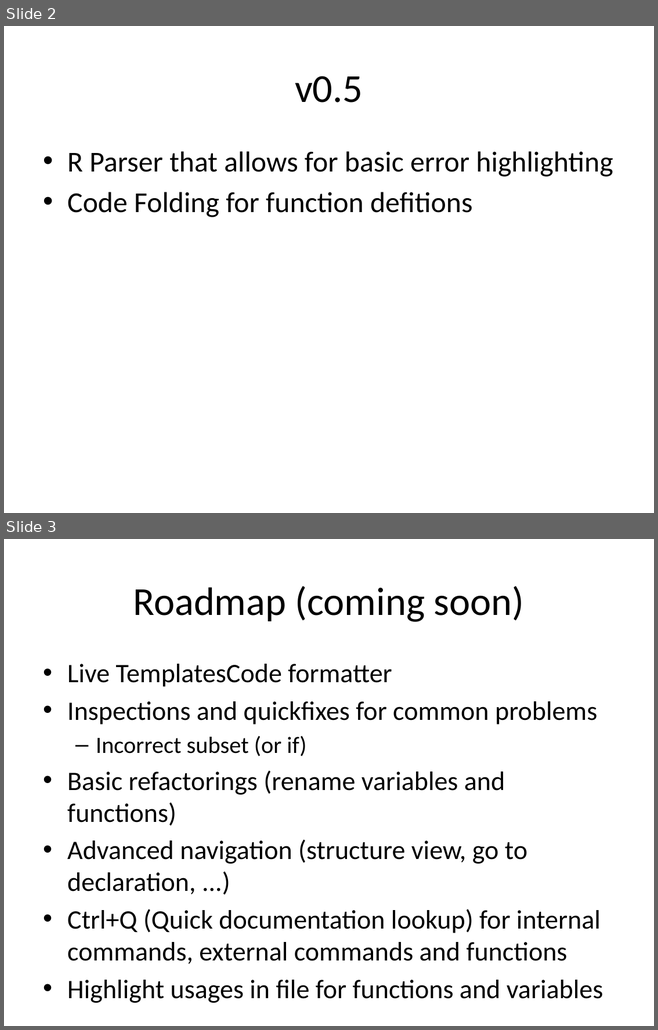
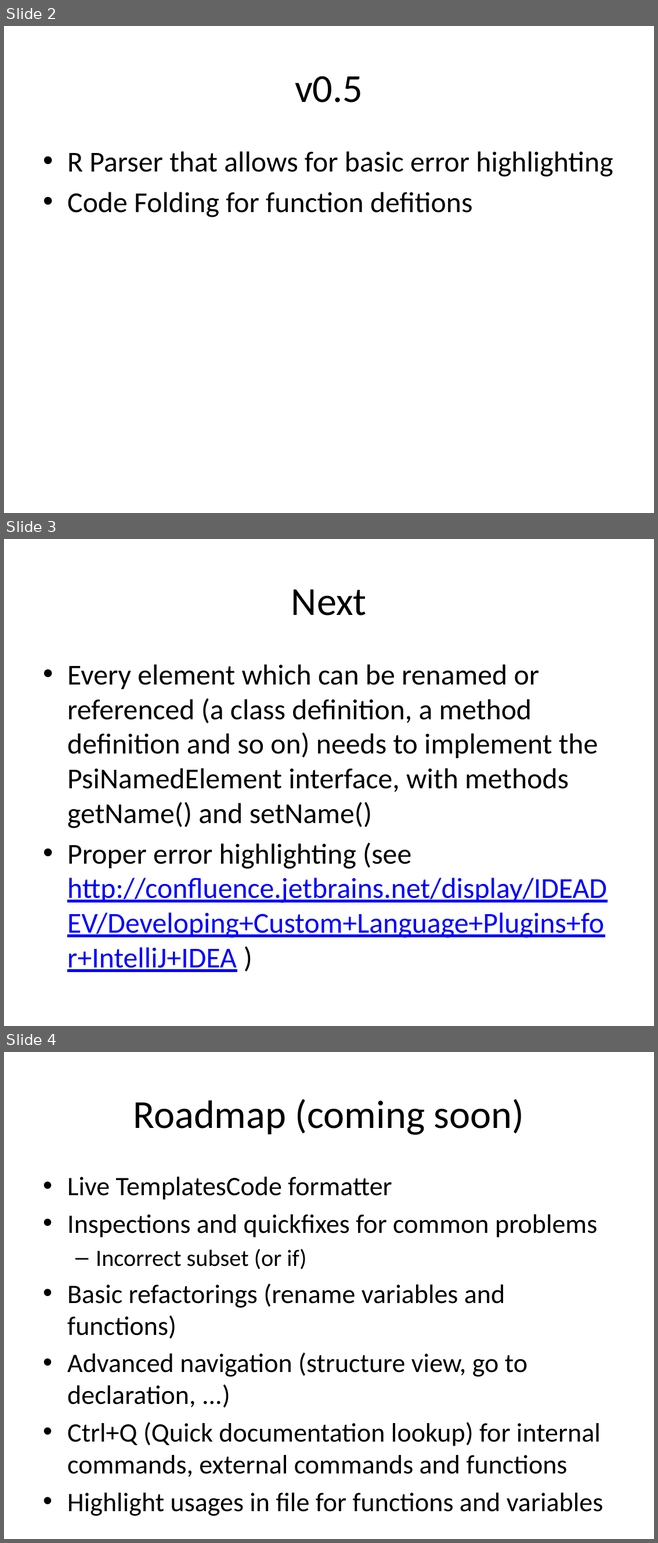
Before and after one commit to holgerbrandl/r4intellij, a slide deck: R4Intellij.pptx. Shown one above the other, each under a label of ours: slides 2 and 3 before the commit, slides 2, 3 and 4 after it. The pictures are 658x1030 and 658x1543 pixels, drawn with LibreOffice and Linux fonts; fonts in the diff are those of the drawing. Boxes give left, top, right and bottom in pixels: in the first picture for what was removed or moved away, otherwise in the second. Text is boxed around its words. In the diff, an @@ line names an element or a change of style, - is before the commit and + after.

```diff
--- a/R4Intellij.pptx
+++ b/R4Intellij.pptx
@@ slide 3 added at box(4, 539, 654, 1026), background #FFFFFF @@
@@ title added at box(291, 589, 366, 616), 44 pt, text #000000 @@
+Next
@@ text added at box(67, 664, 607, 972), 32 pt, text #000000 @@
+• Every element which can be renamed or referenced (a class definition, a method definition and so on) needs to implement the PsiNamedElement interface, with methods getName() and setName()
+• Proper error highlighting (see http://confluence.jetbrains.net/display/IDEADEV/Developing+Custom+Language+Plugins+for+IntelliJ+IDEA )
@@ what was slide 3 is now slide 4 @@
```
Also in this commit, not shown: 3 other files.
